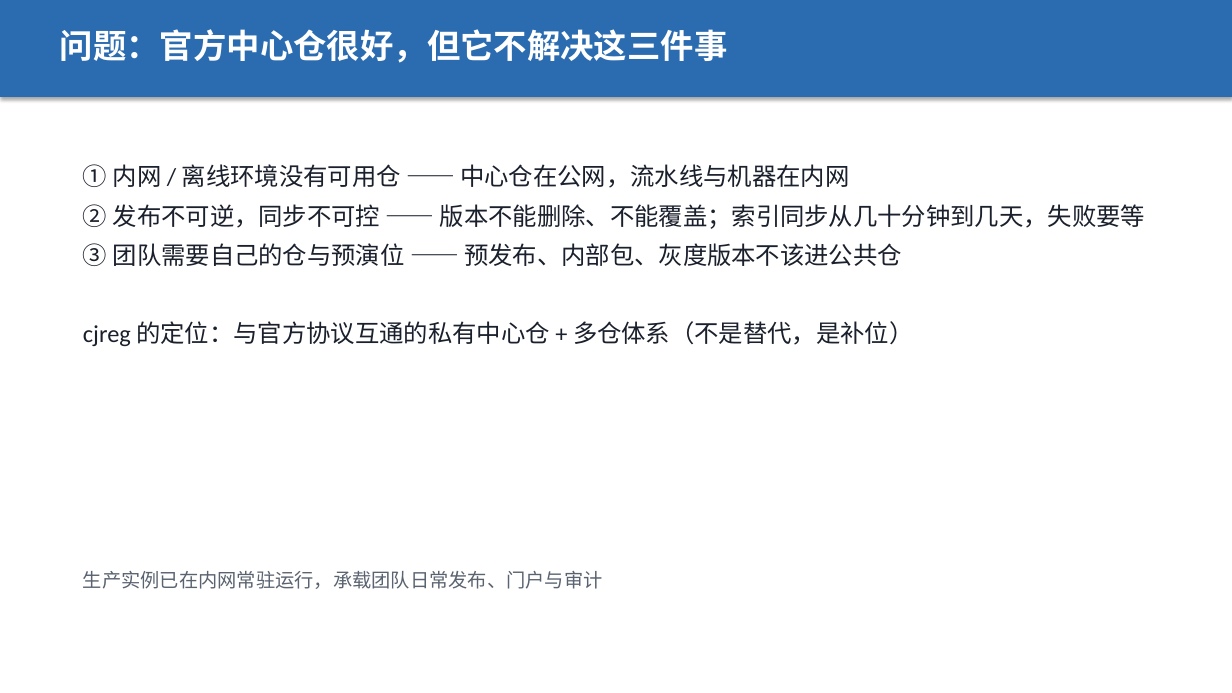
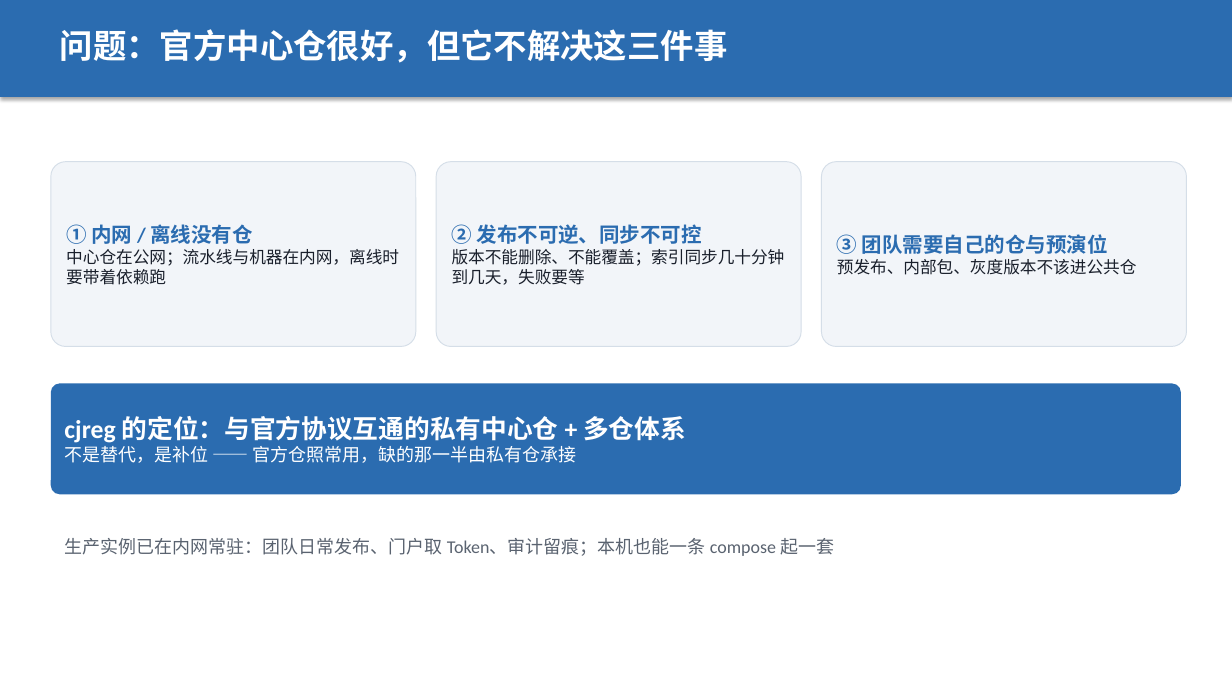
Before and after one commit to ystyle/cjreg, a slide deck: slide 2 of docs/finals-roadshow-v0.3.0.pptx. Drawn at 1232x693 pixels with LibreOffice and Linux fonts; fonts in the diff are those of the drawing. Boxes give left, top, right and bottom in pixels: in the first picture for what was removed or moved away, otherwise in the second. Text is boxed around its words. In the diff, an @@ line names an element or a change of style, - is before the commit and + after.

Commit message:
docs(ppt): 第 2 页改问题三卡 + 定位条；第 5 页左表右步骤 + 复现条
- 第 2 页：三段纯文本改为「问题 × 3」卡片（标题 + 一行说明），下方用高亮条给出定位
  （不是替代是补位），底部补生产运行现状 —— 去掉大段项目符号
- 第 5 页：对比表压到 5 行，右侧把「做法」拆成三步卡片 + 「下载/回源同样流式」高亮块，
  左下补「为什么重要」（整包驻留 2–3 倍 vs 与包体解耦），底部一条可复现命令
- 两个圆角/文字辅助函数提到脚本前部，供各页复用

```diff
--- a/docs/finals-roadshow-v0.3.0.pptx
+++ b/docs/finals-roadshow-v0.3.0.pptx
@@ rounded rectangle "① 内网 / 离线没有仓": place and size @@
-rounded rectangle "① 内网 / 离线没有仓" at box(83, 164, 1145, 346)
+rounded rectangle "① 内网 / 离线没有仓" at box(51, 162, 416, 347)
@@ rounded rectangle "① 内网 / 离线没有仓" at box(51, 162, 416, 347): vertical alignment top to middle; fill none to #F2F5F9; outline none to #D5DEE8 0.75 pt @@
@@ rounded rectangle added at box(436, 162, 801, 347), fill #F2F5F9, outline #D5DEE8 0.75 pt, 13 pt, text #1A202C @@
+② 发布不可逆、同步不可控
+版本不能删除、不能覆盖；索引同步几十分钟到几天，失败要等
@@ rounded rectangle added at box(822, 162, 1187, 347), fill #F2F5F9, outline #D5DEE8 0.75 pt, 13 pt, text #1A202C @@
+③ 团队需要自己的仓与预演位
+预发布、内部包、灰度版本不该进公共仓
@@ text in rounded rectangle at box(66, 224, 399, 285): text changed; size 19 to 13 pt @@
-① 内网 / 离线环境没有可用仓 —— 中心仓在公网，流水线与机器在内网
-② 发布不可逆，同步不可控 —— 版本不能删除、不能覆盖；索引同步从几十分钟到几天，失败要等
-③ 团队需要自己的仓与预演位 —— 预发布、内部包、灰度版本不该进公共仓
-cjreg 的定位：与官方协议互通的私有中心仓 + 多仓体系（不是替代，是补位）
+① 内网 / 离线没有仓
+中心仓在公网；流水线与机器在内网，离线时要带着依赖跑
@@ rounded rectangle added at box(51, 384, 1181, 494), fill #2B6CB0, 14 pt, text #FFFFFF @@
+cjreg 的定位：与官方协议互通的私有中心仓 + 多仓体系
+不是替代，是补位 —— 官方仓照常用，缺的那一半由私有仓承接
@@ text at box(64, 538, 834, 556): text changed; size 15 to 14 pt @@
-生产实例已在内网常驻运行，承载团队日常发布、门户与审计
+生产实例已在内网常驻：团队日常发布、门户取 Token、审计留痕；本机也能一条 compose 起一套
```
Also in this commit, not shown: 1 other slide changed, 1 other file.
